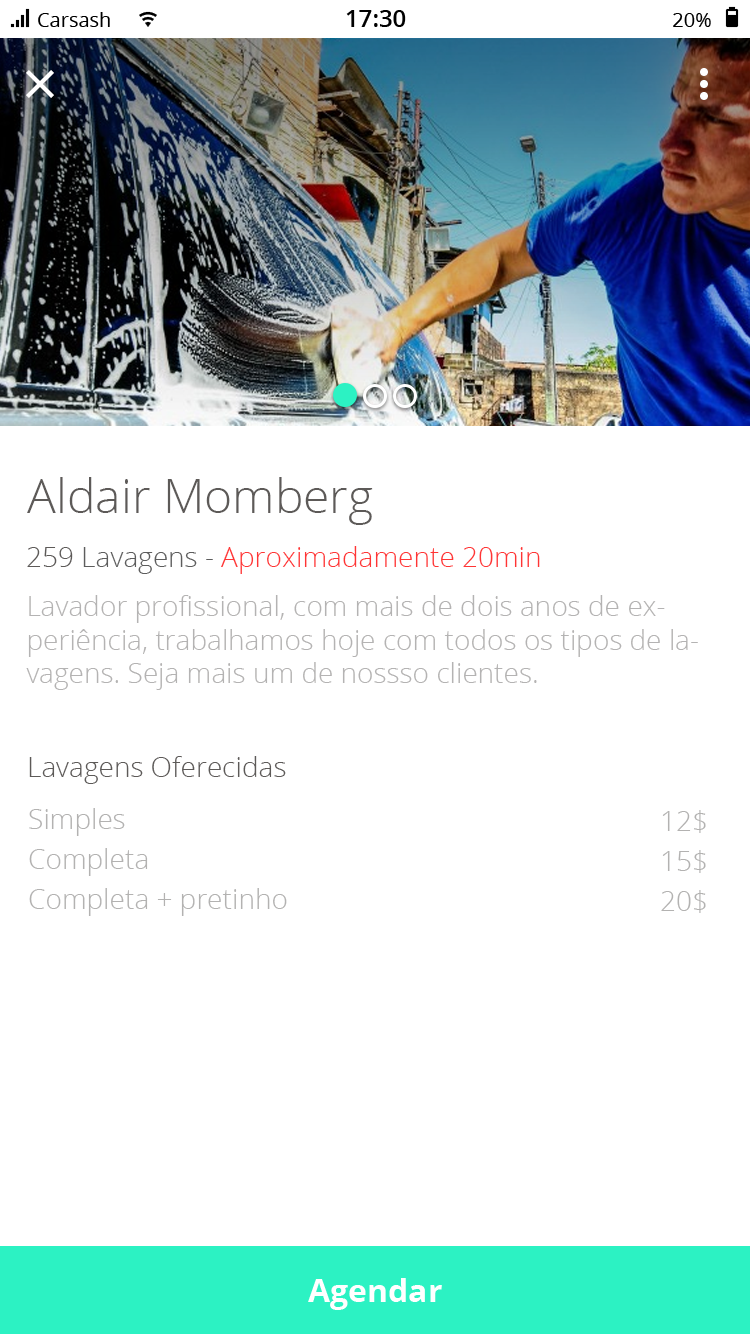
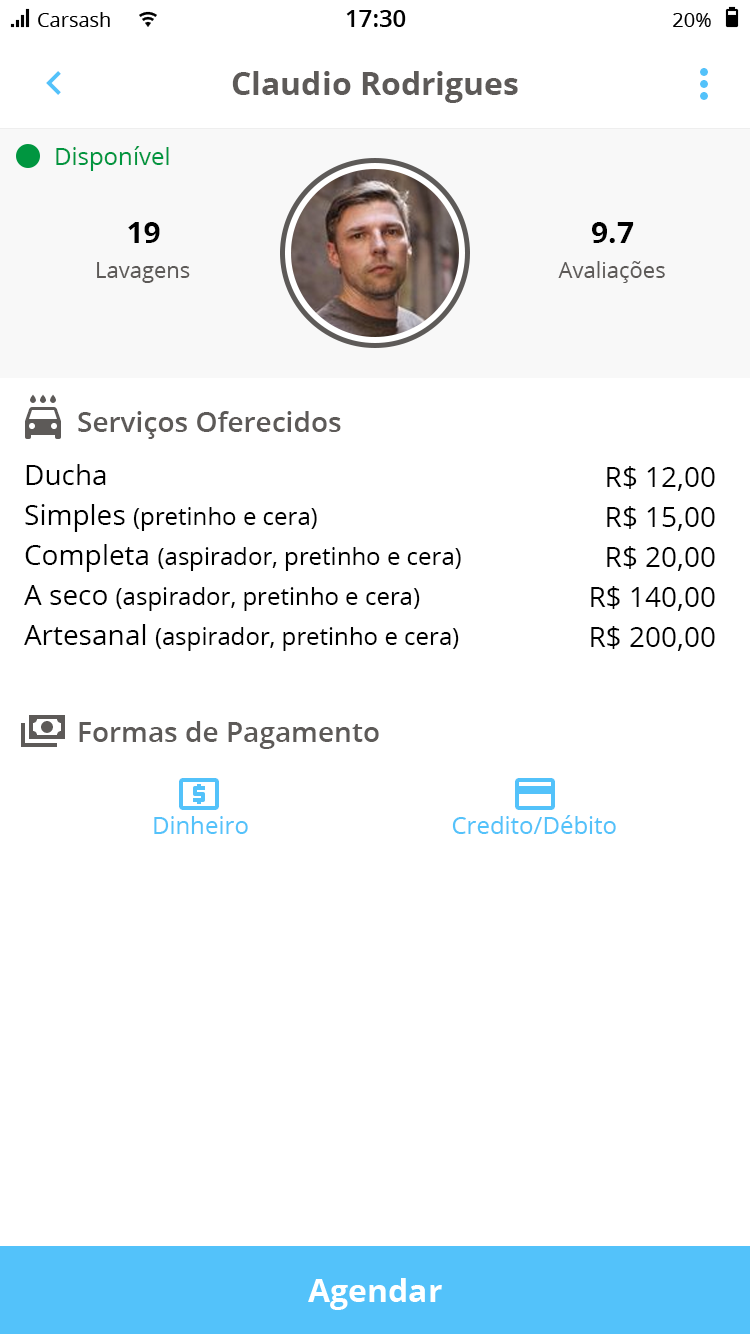
Layers edited between the first and the second (750, 1334) image:
removed group "View Washes" (2nd of 2, in "View Washes") (25 layers) from group "View Washes" over (0, 38, 750, 1334)
added group "Formas de pagamento" with 6 layers in group "View Washes" over (21, 715, 616, 834)
moved (unnamed layer) (1st of 6, in "View Washes" › "Formas de pagamento") into group "Formas de pagamento", painted on it over (21, 68, 708, 747)
moved (unnamed layer) (2nd of 6, in "View Washes" › "Formas de pagamento") into group "Formas de pagamento", painted on it over (26, 70, 555, 810)
added group "Serviços" with 12 layers in group "View Washes" over (24, 394, 715, 651)
renamed "Lavagens Oferecidas" to "Serviços Oferecidos", moved it into group "Serviços", painted on it over (29, 411, 341, 784)
renamed "Completa" to "Simples (pretinho e cera)", opacity 53% → 100%, moved it into group "Serviços", painted on it over (25, 504, 317, 876)
renamed "Completa + pretinho" to "Completa (aspirador, pretinho e cera)", opacity 53% → 100%, moved it into group "Serviços", painted on it over (25, 544, 461, 916)
renamed "259 Lavagens - Aproximadamente 20min" to "Disponível", moved it into group "View Washes", painted on it over (27, 146, 540, 574)
moved "Title bar" into group "View Washes" over (0, 38, 750, 129)
showed "Retângulo 1", painted on it over (0, 38, 750, 129)
removed layer "Camada 6" from group "View Washes" over (0, 38, 750, 426)
removed layer "Layer 1" from group "View Washes" over (0, 38, 750, 612)
removed layer "Retângulo 14" from group "View Washes" over (0, 38, 750, 426)
added group "Top Photo" with 11 layers in group "View Washes" over (0, 128, 750, 378)
added layer "Bg Photo" in group "Top Photo" over (0, 128, 750, 378)
moved "Bar21 copiar 2" into group "View Washes", painted on it over (0, 1246, 750, 1334)
removed layer "View Washes Background" from group "View Washes" over (0, 38, 750, 1334)
…and 34 more changes (24 added, 4 opacity, 4 painted, 6 removed, 4 renamed, 4 stack)
